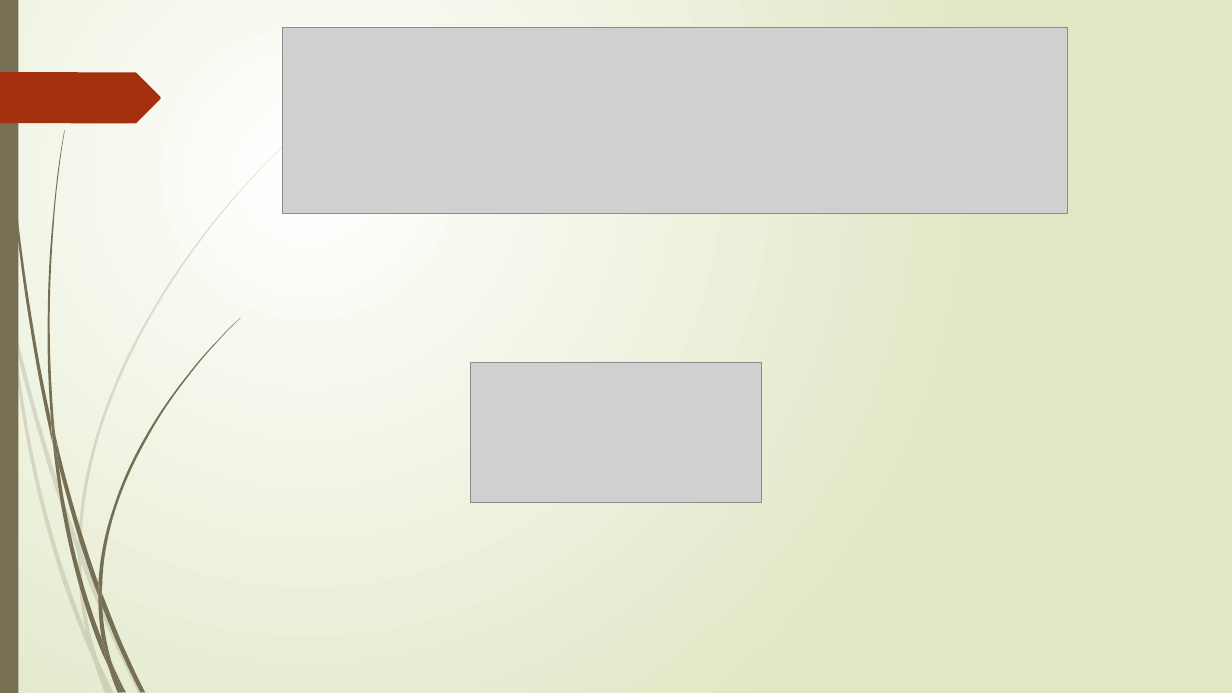
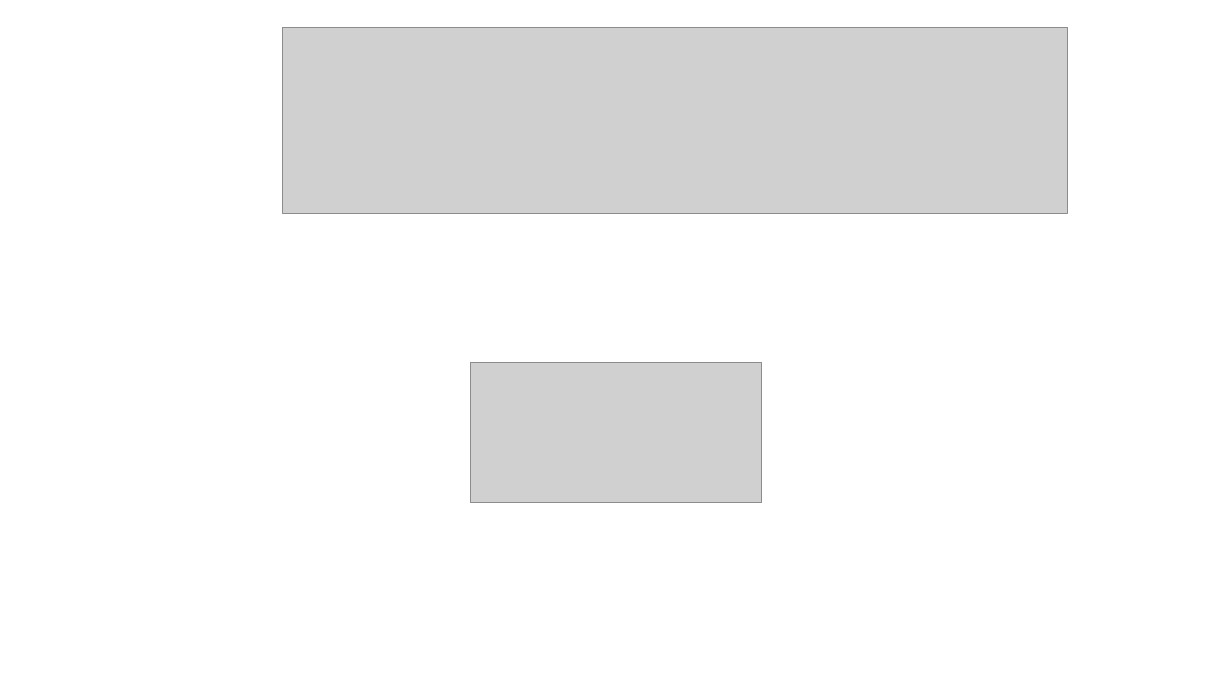
Before and after one commit to rkolavennu/EarthBuilders, a slide deck: slide 10 of Robot Design.pptx. Drawn at 1232x693 pixels with LibreOffice and Linux fonts; fonts in the diff are those of the drawing; grey boxes stand for pictures. Boxes give left, top, right and bottom in pixels: in the first picture for what was removed or moved away, otherwise in the second. Text is boxed around its words. In the diff, an @@ line names an element or a change of style, - is before the commit and + after.

```diff
--- a/Robot Design.pptx
+++ b/Robot Design.pptx
@@ background gradient #FFFFFF to #DFE8C4 to #FFFFFF @@
@@ rectangle removed at (0,0,18,693) @@
@@ freeform shape removed at (0,72,161,123) @@
@@ group removed at (0,141,288,693): 10 freeform shapes @@
@@ group removed at (3,0,240,693): 12 freeform shapes @@
```
Also in this commit, not shown: 4 other slides changed.
